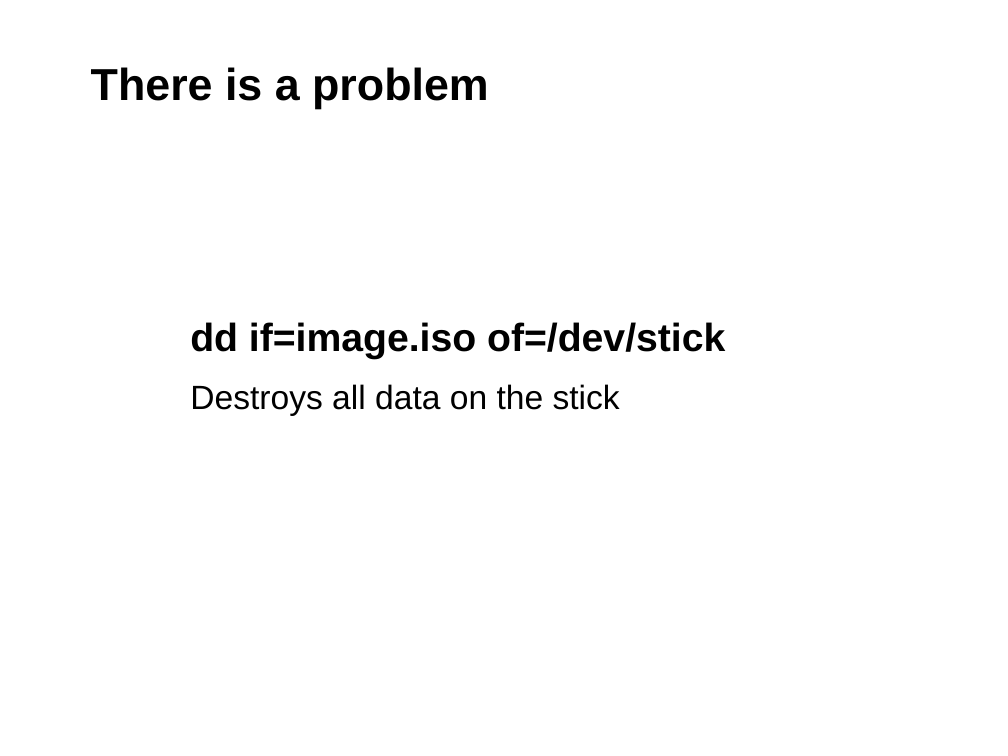
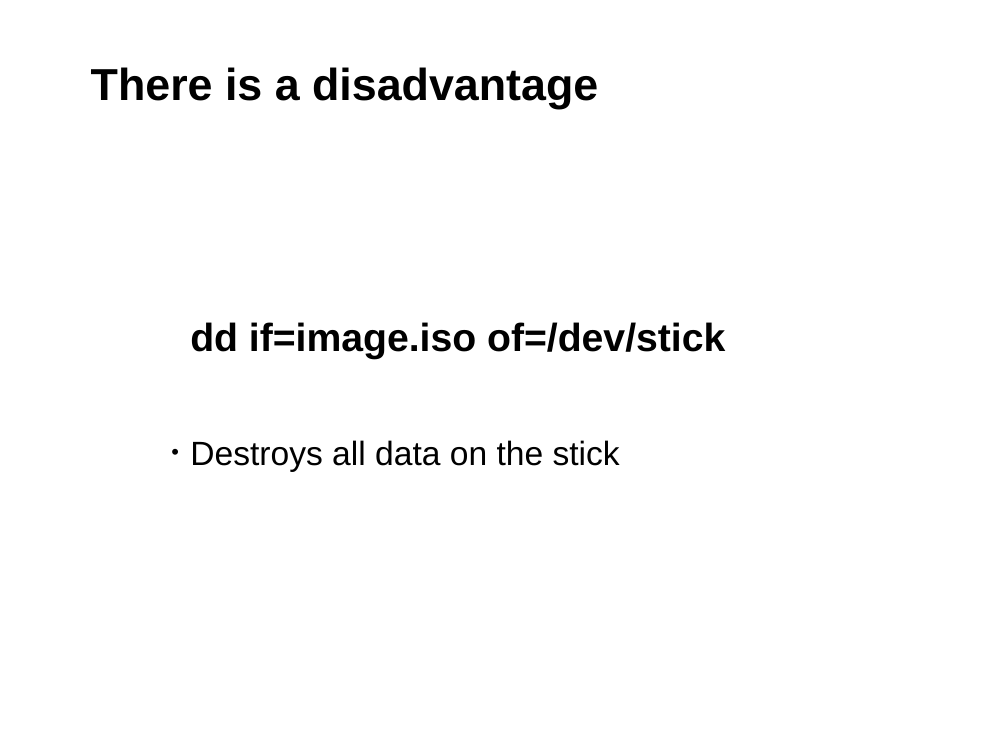
Before and after one commit to openSUSE/kiwi-deployment-tools, a slide deck: slide 10 of doc/nodd.odp. Drawn at 1008x756 pixels with LibreOffice and Linux fonts; fonts in the diff are those of the drawing; background and template pictures are left out. Boxes give left, top, right and bottom in pixels: in the first picture for what was removed or moved away, otherwise in the second. Text is boxed around its words. In the diff, an @@ line names an element or a change of style, - is before the commit and + after.

```diff
--- a/doc/nodd.odp
+++ b/doc/nodd.odp
@@ title at <box>91,67,598,109</box>: text changed @@
-There is a problem
+There is a disadvantage
@@ text at <box>190,440,620,472</box>: bullet none to • @@
```
Also in this commit, not shown: 2 other slides changed, 1 other file.
